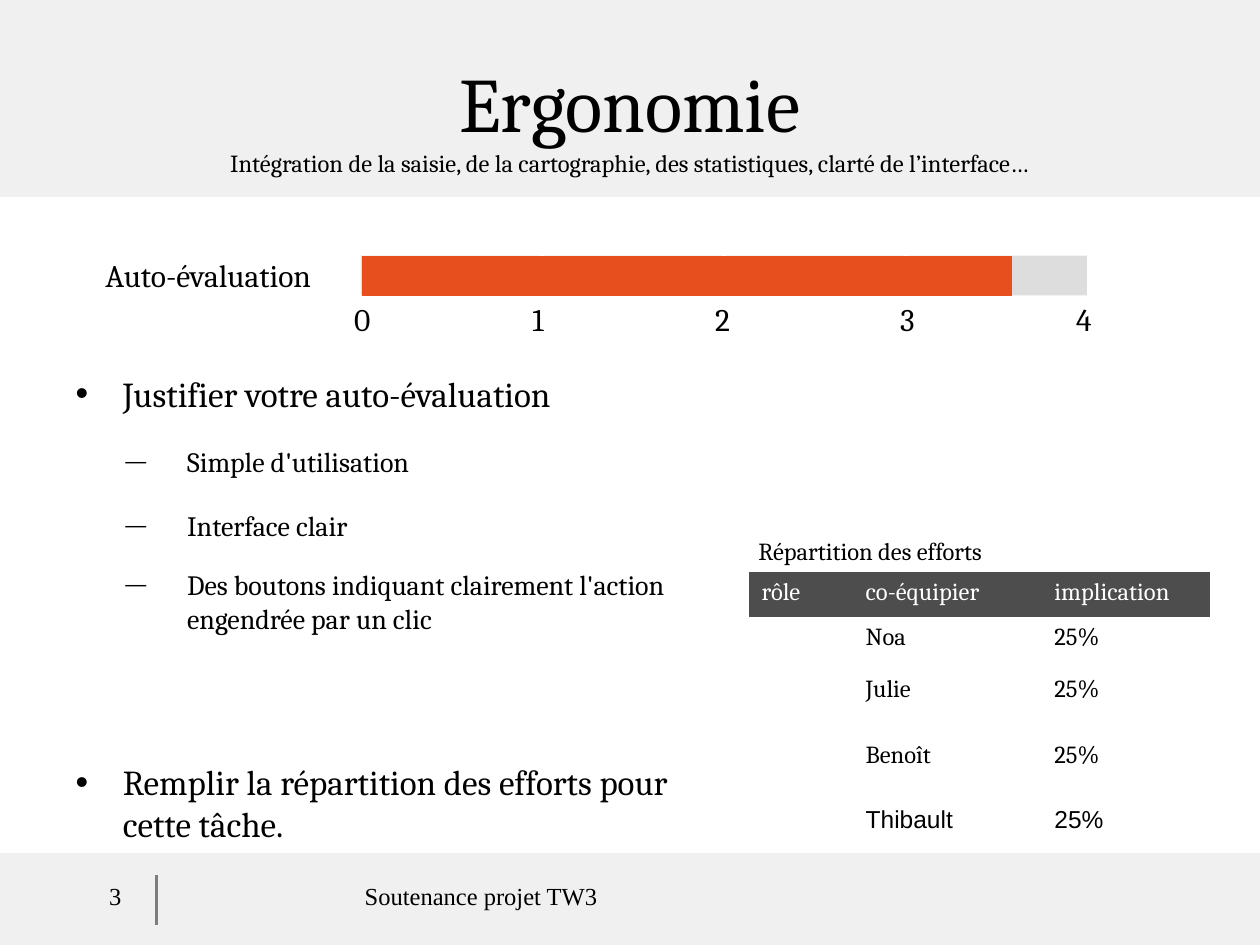
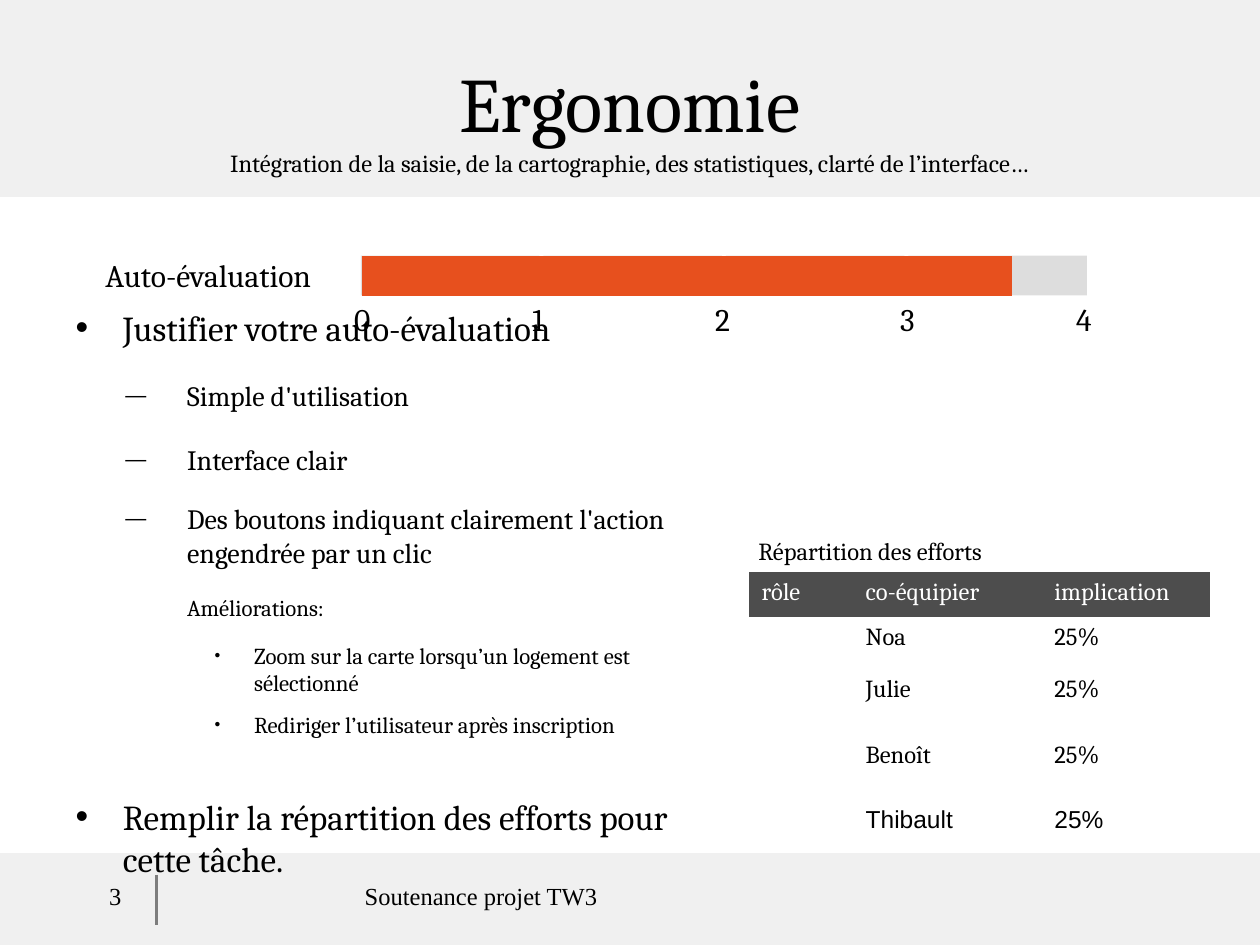
Before and after one commit to Kibanker/projet-tw, a slide deck: slide 3 of modele_soutenance_projet_2024.odp. Drawn at 1260x945 pixels with LibreOffice and Linux fonts; fonts in the diff are those of the drawing; background and template pictures are left out. Boxes give left, top, right and bottom in pixels: in the first picture for what was removed or moved away, otherwise in the second. Text is boxed around its words. In the diff, an @@ line names an element or a change of style, - is before the commit and + after.

```diff
--- a/modele_soutenance_projet_2024.odp
+++ b/modele_soutenance_projet_2024.odp
@@ text "Justifier votre auto-évaluation": place and size @@
-text "Justifier votre auto-évaluation" at (123, 382, 668, 838)
+text "Justifier votre auto-évaluation" at (123, 310, 668, 880)
@@ text at (254, 648, 630, 738): paragraphs added @@
+  Améliorations:
+    ● Zoom sur la carte lorsqu’un logement est sélectionné
+    ● Rediriger l’utilisateur après inscription
```
Also in this commit, not shown: 3 other slides changed, 1 other file.
